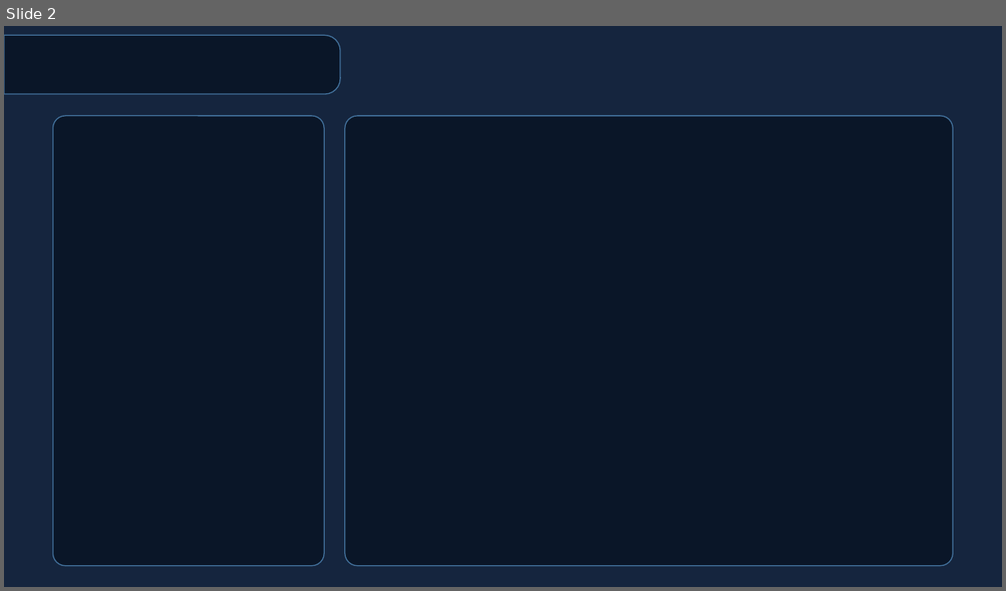
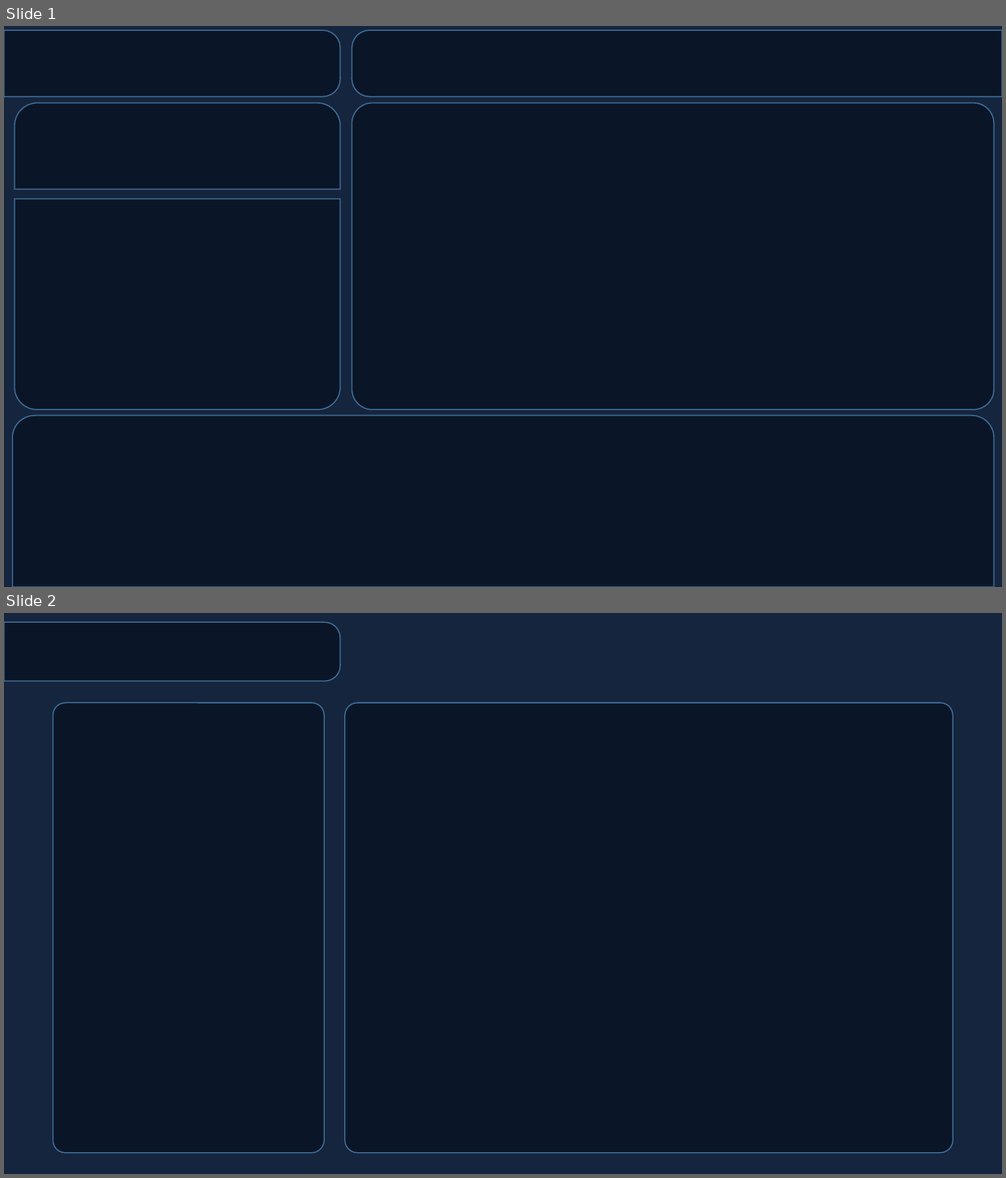
Before and after one commit to tshihab07/Healthcare-Patient-Analytics, a slide deck: files/designLayout_and_ColorPallete.pptx. Shown one above the other, each under a label of ours: slide 2 before the commit, slides 1 and 2 after it. The pictures are 1006x591 and 1006x1178 pixels, drawn with LibreOffice and Linux fonts; fonts in the diff are those of the drawing. Boxes give left, top, right and bottom in pixels: in the first picture for what was removed or moved away, otherwise in the second. Text is boxed around its words. In the diff, an @@ line names an element or a change of style, - is before the commit and + after.

```diff
--- a/files/designLayout_and_ColorPallete.pptx
+++ b/files/designLayout_and_ColorPallete.pptx
@@ slide 1 added at <box>4,26,1002,587</box>, background #15253E @@
@@ round same rect added at <box>4,30,340,96</box>, fill #0A1628, outline #43739E 1 pt @@
@@ round same rect added at <box>352,31,1002,97</box>, fill #0A1628, outline #43739E 1 pt @@
@@ round same rect added at <box>15,103,340,189</box>, fill #0A1628, outline #43739E 1 pt @@
@@ rounded rectangle added at <box>352,103,995,410</box>, fill #0A1628, outline #43739E 1 pt @@
@@ round same rect added at <box>15,199,340,410</box>, fill #0A1628, outline #43739E 1 pt @@
@@ round same rect added at <box>12,416,994,587</box>, fill #0A1628, outline #43739E 1 pt @@
```
Also in this commit, not shown: 1 slide removed.
